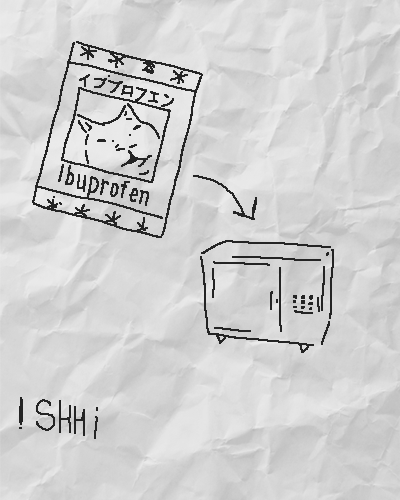
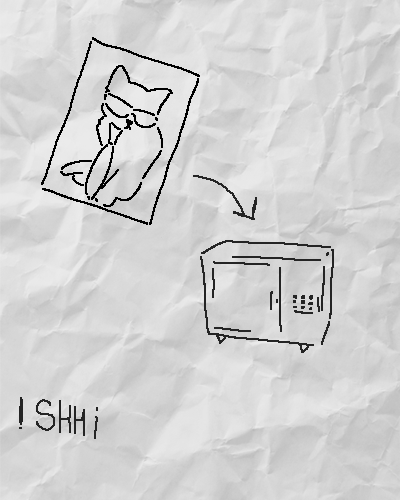
Layer changes from the first 400 x 500 image to the second:
painted on "Capa 2" over (32, 37, 203, 238)